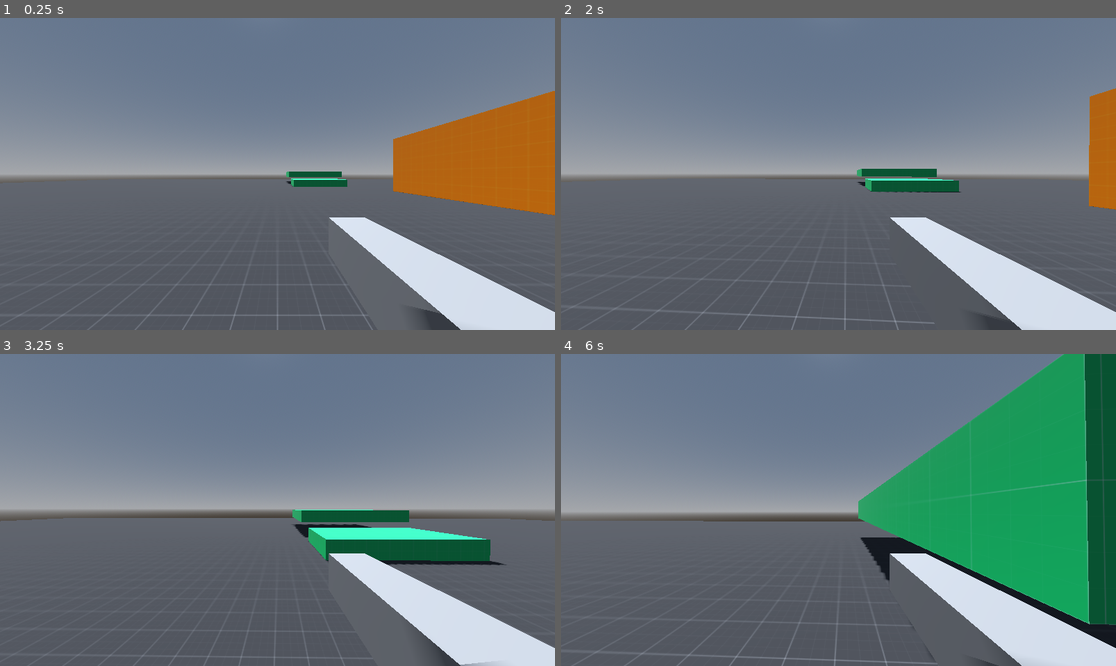
Above: before the commit, frames 1-4 (two rows, left to right).
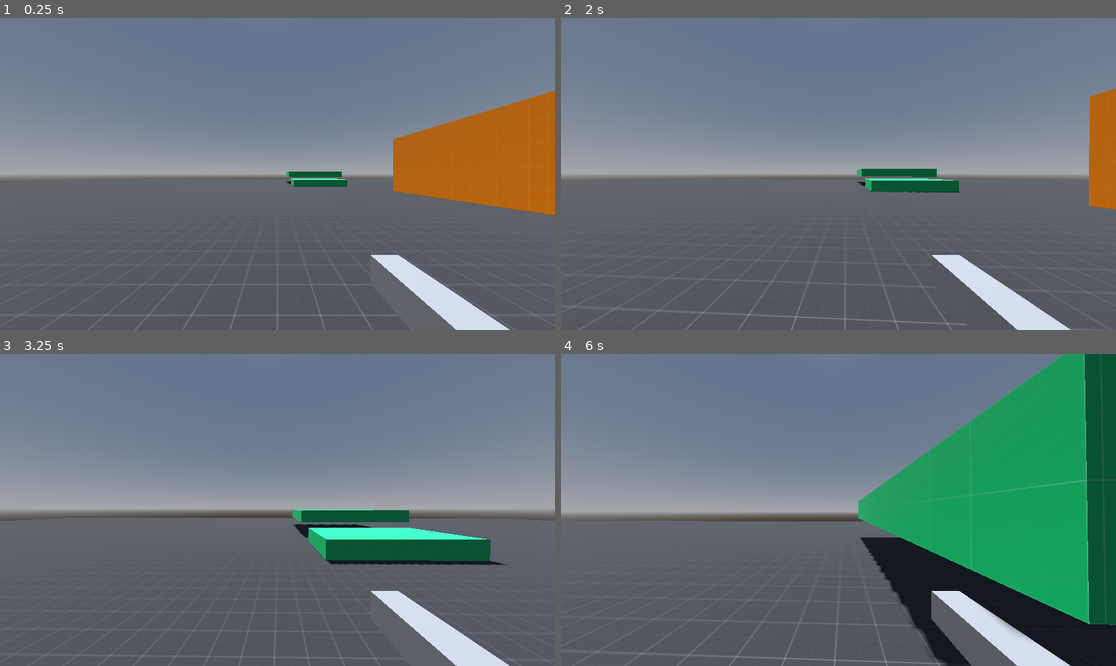
Above: after the commit, the same moments.

Repository: sam0622/fps
Game: Godot game, scene res://src/levels/node_3d.tscn
Two runs of this game, one before a commit and one after it. Both use one fixed random seed, a clock stepped at 60 frames per second and the inputs below.
Inputs (mouse positions are in pixels of both pictures, inside the frame that each line leads up to):
- Up to frame 1 (0.25 s): no input
- Up to frame 2 (2 s): move the mouse to (866, 174) at 0.52 s; hold W (moveUp) from 0.53 s (still down); click (866, 174) at 0.67 s; tap Space (Jump) at 0.77, 1.52 s; move the mouse to (810, 174) at 1.27 s; click (810, 174) at 1.42 s
- Up to frame 3 (3.25 s): keep holding W (moveUp); move the mouse to (288, 503) at 2.02 s; click (288, 503) at 2.17 s; move the mouse to (271, 516) at 2.77 s; click (271, 516) at 2.92 s; tap Space (Jump) at 3.02 s
- Up to frame 4 (6 s): move the mouse to (877, 513) at 3.52 s; click (877, 513) at 3.67 s; tap Space (Jump) at 3.77, 4.52 s; move the mouse to (794, 506) at 4.27 s; click (794, 506) at 4.42 s; move the mouse to (844, 510) at 5.02 s; click (844, 510) at 5.17 s; move the mouse to (816, 503) at 5.77 s; release W (moveUp) at 5.78 s; hold Right (moveRight) from 5.78 s (still down); click (816, 503) at 5.92 s

The runs differ from the first frame. In frame 1, 4.0% of the frame differs, in the area x 59-100%, y 63-100%; in frame 2, 4.0%; in frame 3, 3.9%; in frame 4, 5.5%.

Commit message:
working on gun

Diff:
--- a/src/scenes/guns/gun.tscn
+++ b/src/scenes/guns/gun.tscn
@@ -1,6 +1,6 @@
 [gd_scene load_steps=3 format=3 uid="uid://b04ta5xdlql6k"]
 
-[ext_resource type="Script" uid="uid://hardpka2ghju" path="res://src/scripts/gun.gd" id="1_4oid1"]
+[ext_resource type="Script" uid="uid://hardpka2ghju" path="res://src/scripts/guns/gun.gd" id="1_4oid1"]
 
 [sub_resource type="BoxMesh" id="BoxMesh_4oid1"]
 size = Vector3(0.75, 0.2, 0.2)
@@ -14,7 +14,3 @@
 [node name="GunModel" type="MeshInstance3D" parent="."]
 transform = Transform3D(-4.37114e-08, 0, 1, 0, 1, 0, -1, 0, -4.37114e-08, -0.000481844, 0, -0.00664544)
 mesh = SubResource("BoxMesh_4oid1")
-
-[node name="RayCast3D" type="RayCast3D" parent="."]
-transform = Transform3D(-4.37114e-08, 0, 1, 0, 1, 0, -1, 0, -4.37114e-08, 0, 0, 0)
-target_position = Vector3(250, 0, 0)
--- a/src/scenes/player/player.tscn
+++ b/src/scenes/player/player.tscn
@@ -1,7 +1,6 @@
-[gd_scene load_steps=6 format=3 uid="uid://7gv6q50fuutj"]
+[gd_scene load_steps=5 format=3 uid="uid://7gv6q50fuutj"]
 
 [ext_resource type="Script" uid="uid://cyxkphoxfxfkl" path="res://src/scripts/player.gd" id="1_1w47b"]
-[ext_resource type="PackedScene" uid="uid://b04ta5xdlql6k" path="res://src/scenes/guns/gun.tscn" id="2_qopur"]
 
 [sub_resource type="CapsuleShape3D" id="CapsuleShape3D_emkox"]
 
@@ -27,6 +26,7 @@
 fov = 90.0
 
 [node name="GunMarker" type="Marker3D" parent="Head/Camera3d"]
-transform = Transform3D(1, 0, 0, 0, 1, 0, 0, 0, 1, 0.383954, -0.340698, -0.483689)
+transform = Transform3D(1, 0, 0, 0, 1, 0, 0, 0, 1, 0.383954, -0.340698, -0.370522)
 
-[node name="Gun" parent="Head/Camera3d" instance=ExtResource("2_qopur")]
+[node name="RayCast3D" type="RayCast3D" parent="Head/Camera3d"]
+target_position = Vector3(0, 0, -100)
--- a/src/scripts/game_manager.gd
+++ b/src/scripts/game_manager.gd
@@ -5,7 +5,7 @@
 
 func _process(delta: float) -> void:
 	time = Time.get_ticks_msec()
-	print([time, last_esc])
+
 
 func _unhandled_input(event: InputEvent) -> void:
 	if event.is_action_pressed("free_mouse"):
--- a/src/scripts/gun.gd
+++ /dev/null
@@ -1,28 +0,0 @@
-class_name Gun
-extends Node3D
-
-enum GunState {
-	IDLE,
-	SHOOTING,
-	COOLDOWN,
-	EMPTY,
-}
-
-# UID of the corresponding scene
-static var uid := "uid://b04ta5xdlql6k"
-
-@export var ammo := 5
-@export var damage := 10
-@export var fire_cooldown := 0.25
-@export var scene_uid: String
-@export var position_offset: Vector3
-
-var can_shoot: bool
-
-@onready var cooldown := get_node("Cooldown") as Timer
-@onready var player := get_tree().get_first_node_in_group("player") as Player
-
-
-func _ready() -> void:
-	cooldown.wait_time = fire_cooldown
-	self.position = player.get_node("Head/Camera3d/GunMarker").position
--- /dev/null
+++ b/src/scripts/guns/gun.gd
@@ -0,0 +1,57 @@
+class_name Gun
+extends Node3D
+
+signal shot(damage: int)
+
+enum GunState {
+	IDLE,
+	SHOOTING,
+	COOLDOWN,
+	EMPTY,
+}
+
+enum FireMode {
+	SINGLE,
+	BURST,
+	AUTO
+}
+
+const UID := "uid://b04ta5xdlql6k"
+
+@export var ammo := 5
+@export var damage := 10
+@export var fire_cooldown := 0.25
+@export var fire_mode: FireMode
+@export var position_offset: Vector3
+
+var can_shoot: bool
+
+@onready var cooldown := $Cooldown
+@onready var player := get_tree().get_first_node_in_group("player") as Player
+
+
+func _ready() -> void:
+	cooldown.wait_time = fire_cooldown
+	self.position = player.get_node("Head/Camera3d/GunMarker").position
+
+
+func shoot() -> void:
+	line(self.position, player.ray.target_position)
+	print("shooting")
+
+
+func line(pos1: Vector3, pos2: Vector3, color = Color.WHITE_SMOKE, persist_ms = 0):
+	var mesh_instance := MeshInstance3D.new()
+	var immediate_mesh := ImmediateMesh.new()
+	var material := ORMMaterial3D.new()
+
+	mesh_instance.mesh = immediate_mesh
+	mesh_instance.cast_shadow = GeometryInstance3D.SHADOW_CASTING_SETTING_OFF
+
+	immediate_mesh.surface_begin(Mesh.PRIMITIVE_LINES, material)
+	immediate_mesh.surface_add_vertex(pos1)
+	immediate_mesh.surface_add_vertex(pos2)
+	immediate_mesh.surface_end()
+
+	material.shading_mode = BaseMaterial3D.SHADING_MODE_UNSHADED
+	material.albedo_color = color
--- a/src/scripts/player.gd
+++ b/src/scripts/player.gd
@@ -8,12 +8,18 @@
 var mouse_sensitivity := 1200
 var mouse_relative_x := 0
 var mouse_relative_y := 0
+var base_gun := preload("res://src/scenes/guns/gun.tscn")
+var equipped_gun: Gun
 
 @onready var camera := get_viewport().get_camera_3d()
+@onready var ray := $Head/Camera3d/RayCast3D
 
 
 func _ready() -> void:
+	ray.add_exception(self)
 	Input.mouse_mode = Input.MOUSE_MODE_CAPTURED
+	equip_gun(base_gun)
+
 
 
 func _physics_process(delta: float) -> void:
@@ -46,3 +52,21 @@
 	if event is InputEventMouseButton:
 		if event.button_index == MOUSE_BUTTON_LEFT and Input.mouse_mode == Input.MOUSE_MODE_VISIBLE:
 			Input.mouse_mode = Input.MOUSE_MODE_CAPTURED
+		if event.is_action_pressed("left_click"):
+			shoot()
+
+
+func equip_gun(type: PackedScene):
+	var instance := type.instantiate()
+	$Head/Camera3d/GunMarker.add_child(instance)
+	equipped_gun = get_node_or_null("Head/Camera3d/GunMarker/Gun")
+	print(get_tree_string_pretty())
+	print(equipped_gun)
+
+
+func shoot() -> void:
+	equipped_gun.shoot()
+	if ray.is_colliding():
+		var collision := ray.get_collider() as CollisionObject3D
+		if collision.is_in_group("target"):
+			collision.on_shot(equipped_gun)
--- /dev/null
+++ b/src/scripts/shootable.gd
@@ -0,0 +1,6 @@
+class_name Shootable
+extends Node3D
+
+# Must be overriden
+func on_shot(gun_type: Gun):
+	printerr("The function 'on_shot' of class Shootable must be overriden by a subclass")
Renamed: src/scripts/gun.gd.uid -> src/scripts/guns/gun.gd.uid
Not shown, added: src/scripts/shootable.gd.uid
